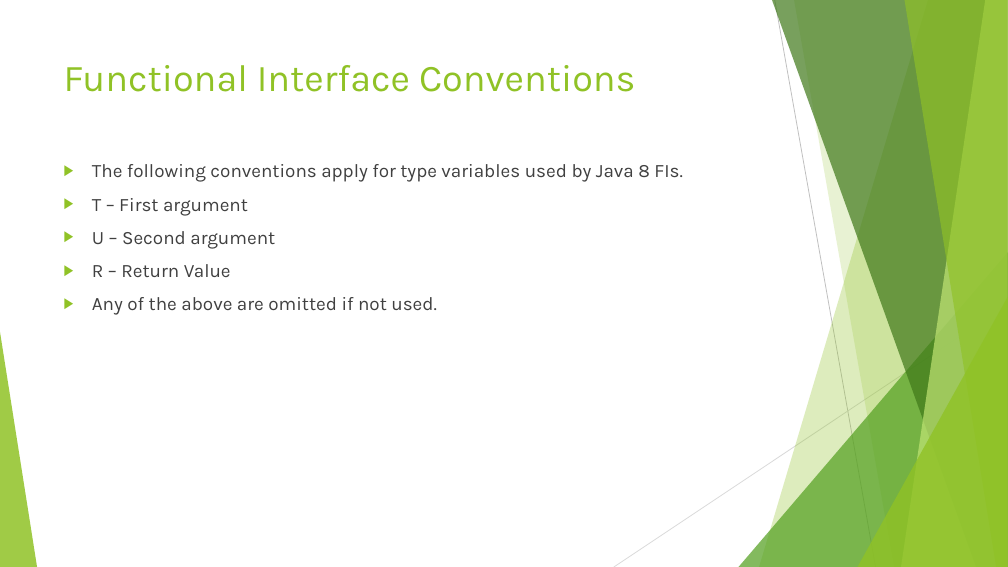
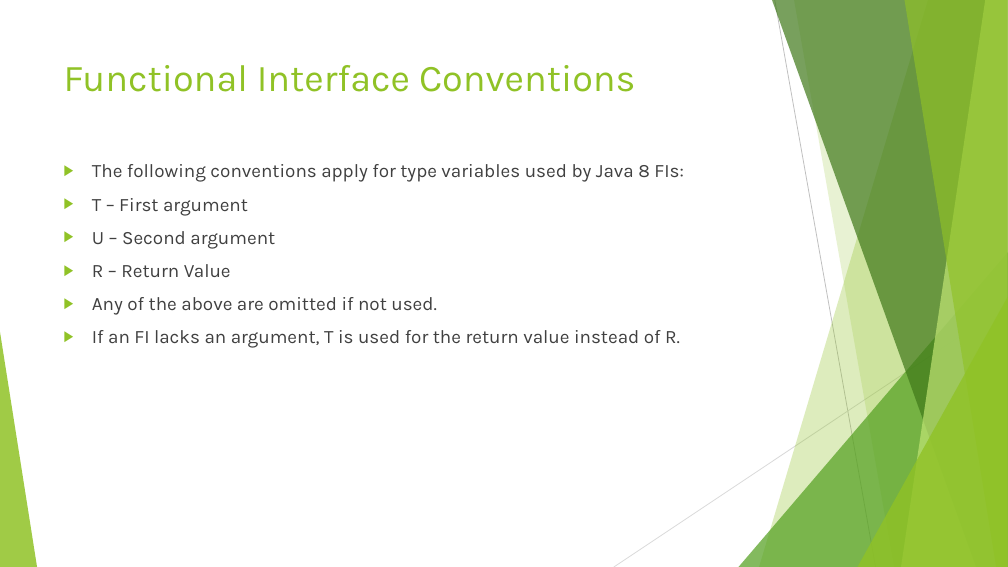
Before and after one commit to RichardRoda/2017-CodePaLOUsa-Lambda, a slide deck: slide 6 of Learning to Love the Lambda in the Stream.pptx. Drawn at 1008x567 pixels with LibreOffice and Linux fonts; fonts in the diff are those of the drawing. Boxes give left, top, right and bottom in pixels: in the first picture for what was removed or moved away, otherwise in the second. Text is boxed around its words. In the diff, an @@ line names an element or a change of style, - is before the commit and + after.

```diff
--- a/Learning to Love the Lambda in the Stream.pptx
+++ b/Learning to Love the Lambda in the Stream.pptx
@@ text at [92,164,683,182]: text changed @@
-▶ The following conventions apply for type variables used by Java 8 FIs.
+▶ The following conventions apply for type variables used by Java 8 FIs:
@@ text at [92,330,680,348]: paragraph added @@
+▶ If an FI lacks an argument, T is used for the return value instead of R.
```
Also in this commit, not shown: 2 other slides changed, 1 other file.
